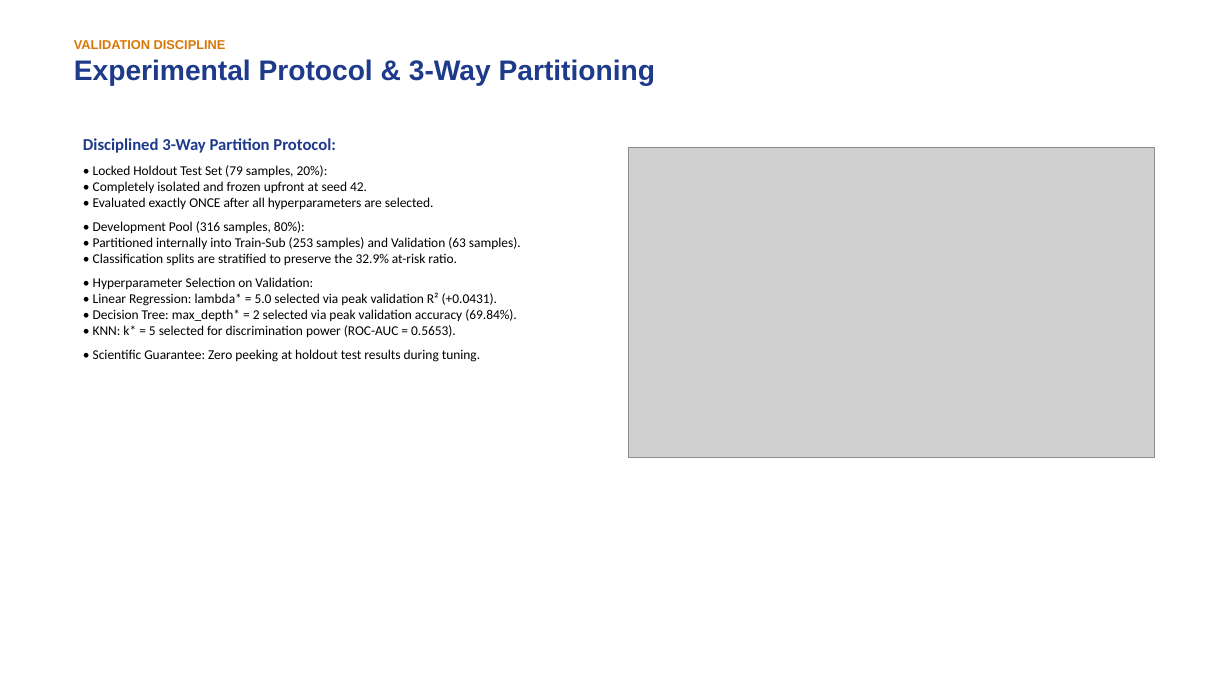
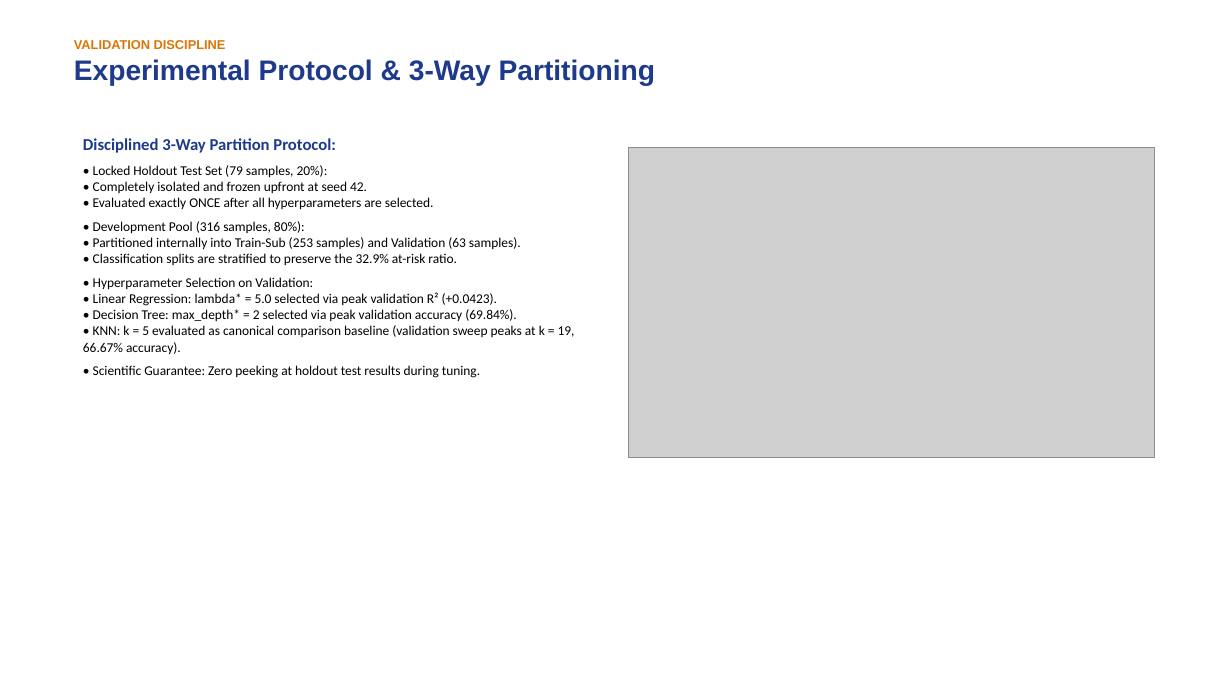
Before and after one commit to Jenish045/EduPredict, a slide deck: slide 9 of deliverables/EduPredict_Final_Project_Presentation.pptx. Drawn at 1232x693 pixels with LibreOffice and Linux fonts; fonts in the diff are those of the drawing; grey boxes stand for pictures. Boxes give left, top, right and bottom in pixels: in the first picture for what was removed or moved away, otherwise in the second. Text is boxed around its words. In the diff, an @@ line names an element or a change of style, - is before the commit and + after.

```diff
--- a/deliverables/EduPredict_Final_Project_Presentation.pptx
+++ b/deliverables/EduPredict_Final_Project_Presentation.pptx
@@ text at box(83, 277, 575, 354): text changed @@
-• Hyperparameter Selection on Validation:
-• Linear Regression: lambda* = 5.0 selected via peak validation R² (+0.0431).
-• Decision Tree: max_depth* = 2 selected via peak validation accuracy (69.84%).
-• KNN: k* = 5 selected for discrimination power (ROC-AUC = 0.5653).
+• Hyperparameter Selection on Validation:
+• Linear Regression: lambda* = 5.0 selected via peak validation R² (+0.0423).
+• Decision Tree: max_depth* = 2 selected via peak validation accuracy (69.84%).
+• KNN: k = 5 evaluated as canonical comparison baseline (validation sweep peaks at k = 19, 66.67% accuracy).
```
Also in this commit, not shown: 3 other slides changed, 17 other files.
